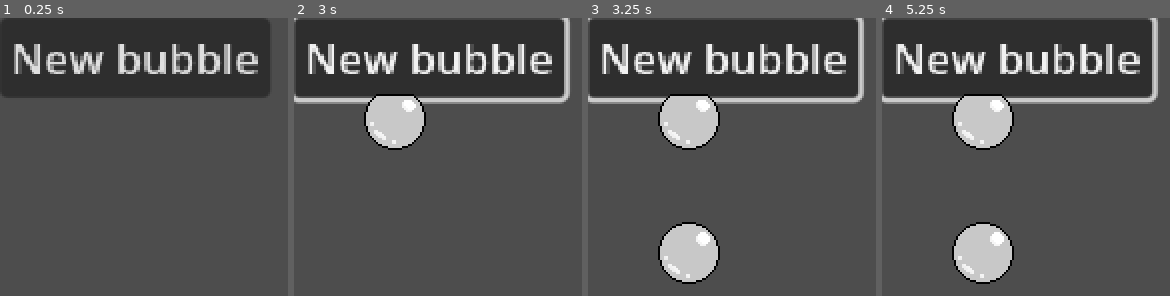
Above: before the commit, frames 1-4 (left to right).
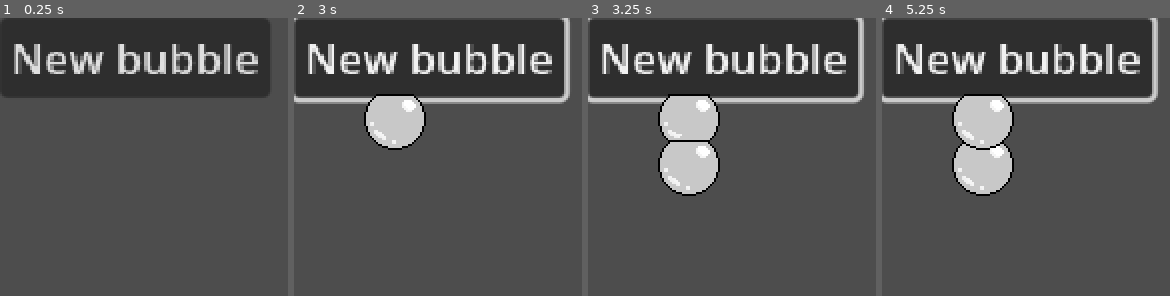
Above: after the commit, the same moments.

Repository: rems64/BubbleAssembly
Game: Godot game, scene res://bulles.tscn
Same seed, same stepped clock (60 frames per second), same inputs: the game is played once before the commit and once after it. This scene is started directly instead of the project's main scene.
Inputs (mouse positions are in pixels of both pictures, inside the frame that each line leads up to):
- Up to frame 1 (0.25 s): no input
- Up to frame 2 (3 s): click "New bubble" at 0.5 s; click "New bubble" at 1.25 s; click "New bubble" at 2 s; tap Enter at 2.75 s; move the mouse to (394, 118) at 2.77 s; click (394, 118) at 2.92 s
- Up to frame 3 (3.25 s): no input
- Up to frame 4 (5.25 s): tap Space at 3.5, 5 s; click (982, 118) at 3.67 s; tap Enter at 4.25 s; click (982, 118) at 4.42 s; move the mouse to (982, 251) at 5.02 s; click (982, 251) at 5.17 s

Frames 1-2 are identical in both runs. In frame 3, 7.2% of the frame differs, in the area x 24-46%, y 27-96%; in frame 4, 6.9%.

Commit message:
various fix

Diff:
--- a/bulle.gd
+++ b/bulle.gd
@@ -55,7 +55,7 @@
 
 		#//déplace la bubulle comme on le veut
 		if held :
-			global_position = round(get_global_mouse_position())
+			global_position = round(get_global_mouse_position() + offset)
 			#collision = move_and_collide(round(get_global_mouse_position())-global_position)
 
 		#//recalcule des voisins
@@ -76,7 +76,7 @@
 
 		if held :
 			var ancienne_pos = global_position
-			global_position = round(get_global_mouse_position())
+			global_position = round(get_global_mouse_position() + offset)
 			var block = get_parent().dijkstra(self)
 			for voisin in block :
 				voisin.suis_mouvement(global_position-ancienne_pos)
@@ -90,11 +90,14 @@
 	if !held :
 		collee = true
 
+var offset: Vector2
+
 func pickup():
 	if held:
 		return
 	freeze = true
 	held = true
+	offset = global_position - get_global_mouse_position()
 
 func drop(impulse=Vector2.ZERO) :
 	if held :
@@ -127,13 +130,13 @@
 			if abs(diff_x) > abs(diff_y) : #si la bulle est plus à ma gauche/droite qu'en haut/bas :
 				global_position.y = bulle_y
 				if diff_x < 0 : #la bulle est à ma droite
-					global_position.x = bulle_x - 2*len_bulle-5
-				else : global_position.x = bulle_x + 2*len_bulle+5
+					global_position.x = bulle_x - 0.5*len_bulle-7
+				else : global_position.x = bulle_x + 0.5*len_bulle+6
 			else :
 				global_position.x = bulle_x
 				if diff_y < 0 : #la bulle est en-dessous de moi
-					global_position.y = bulle_y - 2*len_bulle-5
-				else : global_position.y = bulle_y + 2*len_bulle+5
+					global_position.y = bulle_y - 0.5*len_bulle-7
+				else : global_position.y = bulle_y + 0.5*len_bulle+7
 			print("je suis collée : ", get_instance_id())
 			collee = true
 
@@ -165,8 +168,6 @@
 		else :
 			apparence.offset.y += (len_bulle - apparence_size.y)/2
 
-
-
 func contact() :
 	var anim_name = "coupé"
 	if voisinHaut!=null : anim_name += " haut"
--- a/color_changer.gd
+++ b/color_changer.gd
@@ -32,6 +32,7 @@
 					bub.modulate = Color.BLACK
 			bubble[0].show();
 			bubble[0].currently_processed = false
+			bubble[0].collision_layer = bubble[3]
 			processing_bubbles.erase(bubble)
 			progress_bar.value = 0.
 		else:
@@ -47,9 +48,10 @@
 				return
 		print("add")
 		var duration = randf_range(process_duration-process_duration_random, process_duration+process_duration_random)
-		processing_bubbles.push_back([body, duration, duration])
+		processing_bubbles.push_back([body, duration, duration, body.collision_layer])
 		#body.reparent(self)
 		body.move_and_collide(area_out.global_position - body.global_position)
 		body.freeze = true;
 		body.hide()
+		body.collision_layer = 0
 		body.currently_processed = true
--- a/conveyor.gd
+++ b/conveyor.gd
@@ -14,4 +14,5 @@
 			continue
 		var correction = Vector2(0, to_local(bubble.position).y).rotated(rotation)
 		var force = (traction - 0.01*correction).normalized() * 100 * delta
-		bubble.move_and_collide(force)
+		#bubble.move_and_collide(force)
+		bubble.position += force
--- a/factory_belts.tres
+++ b/factory_belts.tres
@@ -144,6 +144,12 @@
 0:23/animation_frame_2/duration = 0.15
 0:23/animation_frame_3/duration = 0.15
 0:23/0 = 0
+0:25/animation_columns = 4
+0:25/animation_frame_0/duration = 0.15
+0:25/animation_frame_1/duration = 0.15
+0:25/animation_frame_2/duration = 0.15
+0:25/animation_frame_3/duration = 0.15
+0:25/0 = 0
 
 [resource]
 tile_size = Vector2i(32, 32)
--- a/level01.tscn
+++ b/level01.tscn
@@ -52,7 +52,7 @@
 script = ExtResource("1_xra8f")
 
 [node name="TileMapLayer" type="TileMapLayer" parent="."]
-tile_map_data = PackedByteArray("AAAPAAYAAQAAABcAAAAOAAYAAQAAAAEAAAANAAYAAQAAAAEAAAAMAAY …(591 unchanged characters)…
+tile_map_data = PackedByteArray("AAAPAAYAAQAAABkAAAAOAAYAAQAAAAEAAAANAAYAAQAAAAEAAAAMAAY …(591 unchanged characters)…
 tile_set = ExtResource("1_0rjcl")
 
 [node name="ColorChanger" parent="." instance=ExtResource("5_si668")]
Binary file changed: factory_tileset.png
Binary file changed: factory_tileset_proper_anim.aseprite
